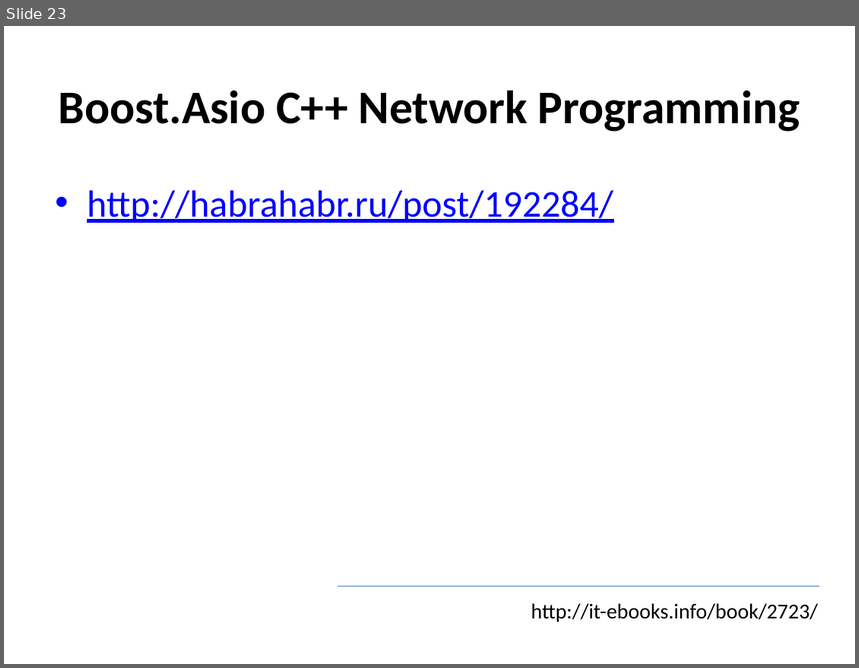
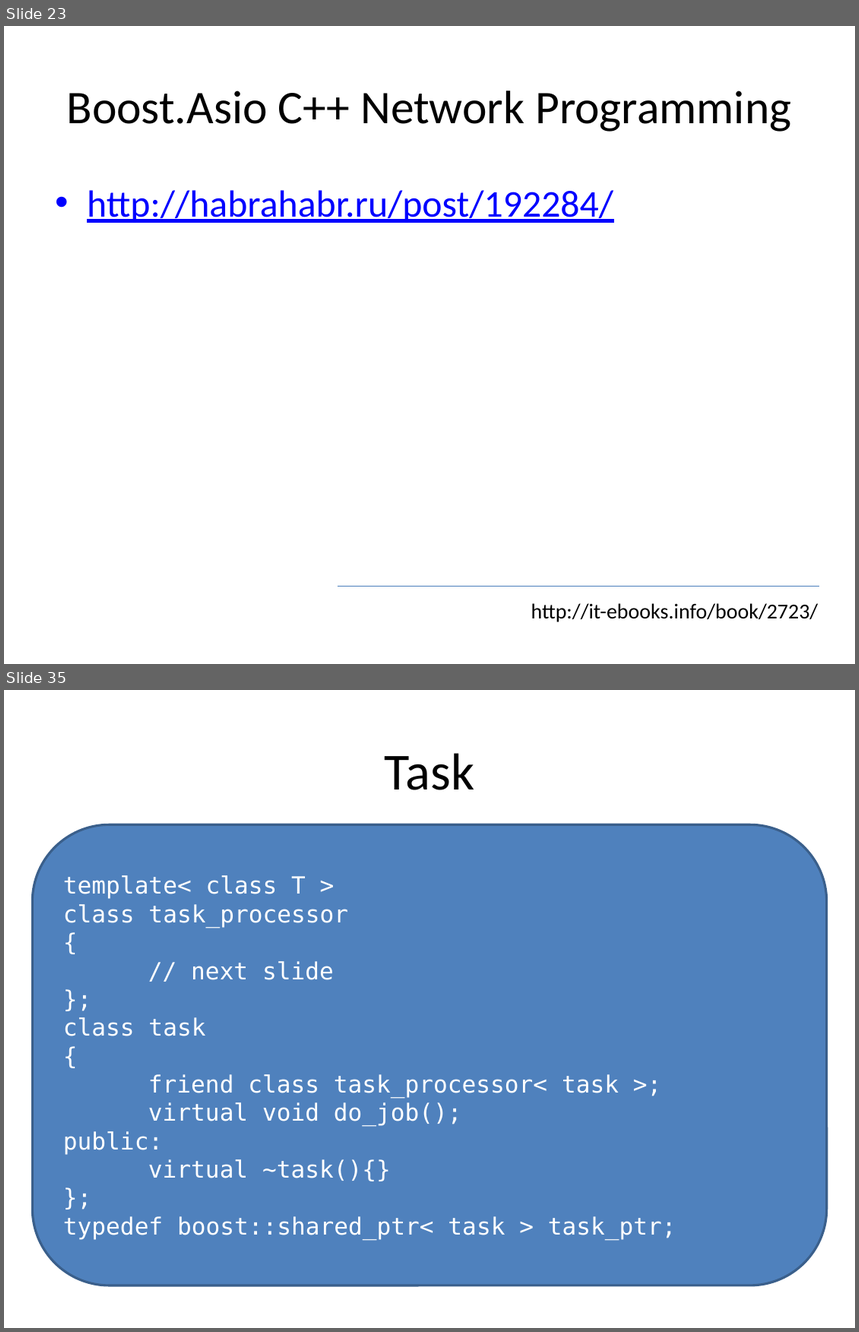
Before and after one commit to russov/cpp_craft_1013, a slide deck: lections/cpp_craft_lec_6_pre.pptx. Shown one above the other, each under a label of ours: slide 23 before the commit, slides 23 and 35 after it; the slides between them are not shown. The pictures are 859x668 and 859x1332 pixels, drawn with LibreOffice and Linux fonts; fonts in the diff are those of the drawing. Boxes give left, top, right and bottom in pixels: in the first picture for what was removed or moved away, otherwise in the second. Text is boxed around its words. In the diff, an @@ line names an element or a change of style, - is before the commit and + after.

```diff
--- a/lections/cpp_craft_lec_6_pre.pptx
+++ b/lections/cpp_craft_lec_6_pre.pptx
@@ slide 35 added at [4, 690, 855, 1328], background #FFFFFF @@
@@ title added at [385, 753, 475, 790], 44 pt, text #000000 @@
+Task
@@ rounded rectangle added at [32, 825, 826, 1286], fill #4F81BD, outline #3A5F8C 2 pt, 20 pt, text #FFFFFF @@
+template< class T >
+class task_processor
+{
+// next slide
+};
+class task
+{
+friend class task_processor< task >;
+virtual void do_job();
+public:
+virtual ~task(){}
+};
+typedef boost::shared_ptr< task > task_ptr;
@@ slide 23 changed as well @@
@@ title "Boost.Asio C++ Network Programming" at [67, 91, 791, 132]: bold off @@
```
Also in this commit, not shown: 13 other slides added, 1 slide removed.
